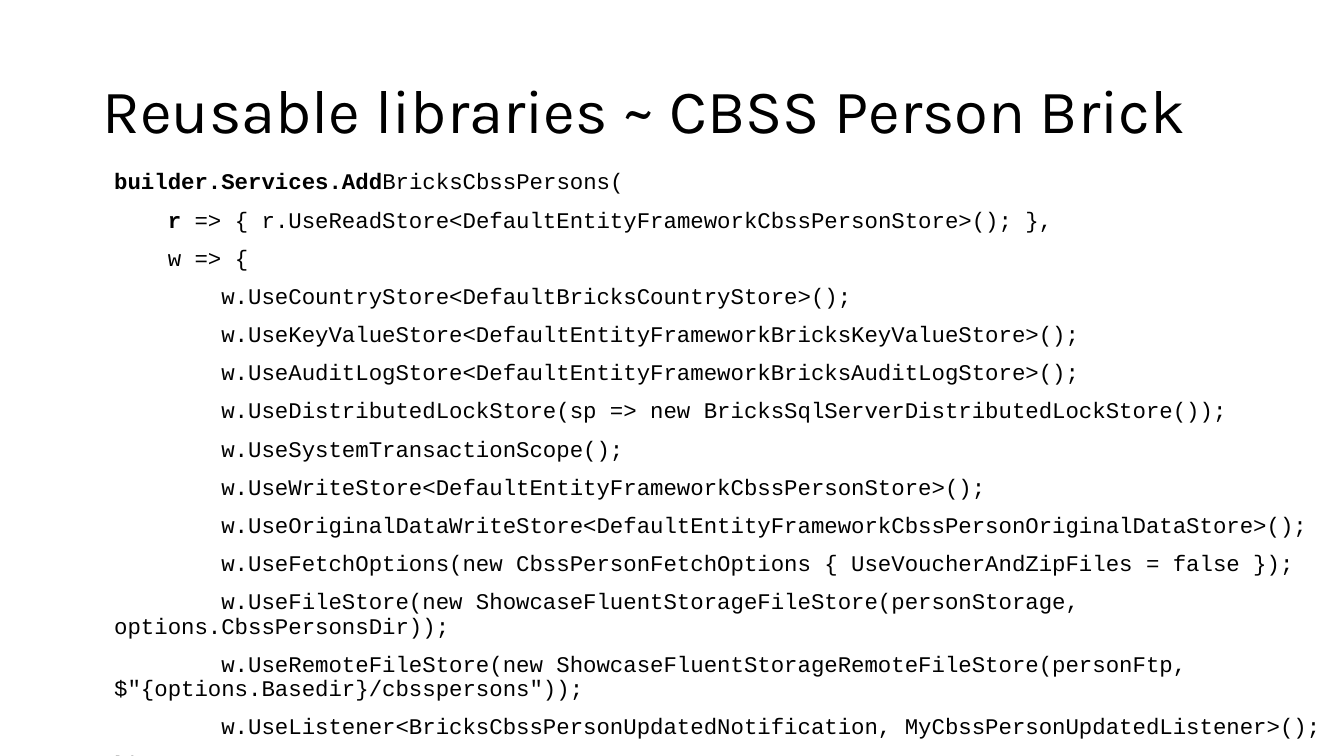
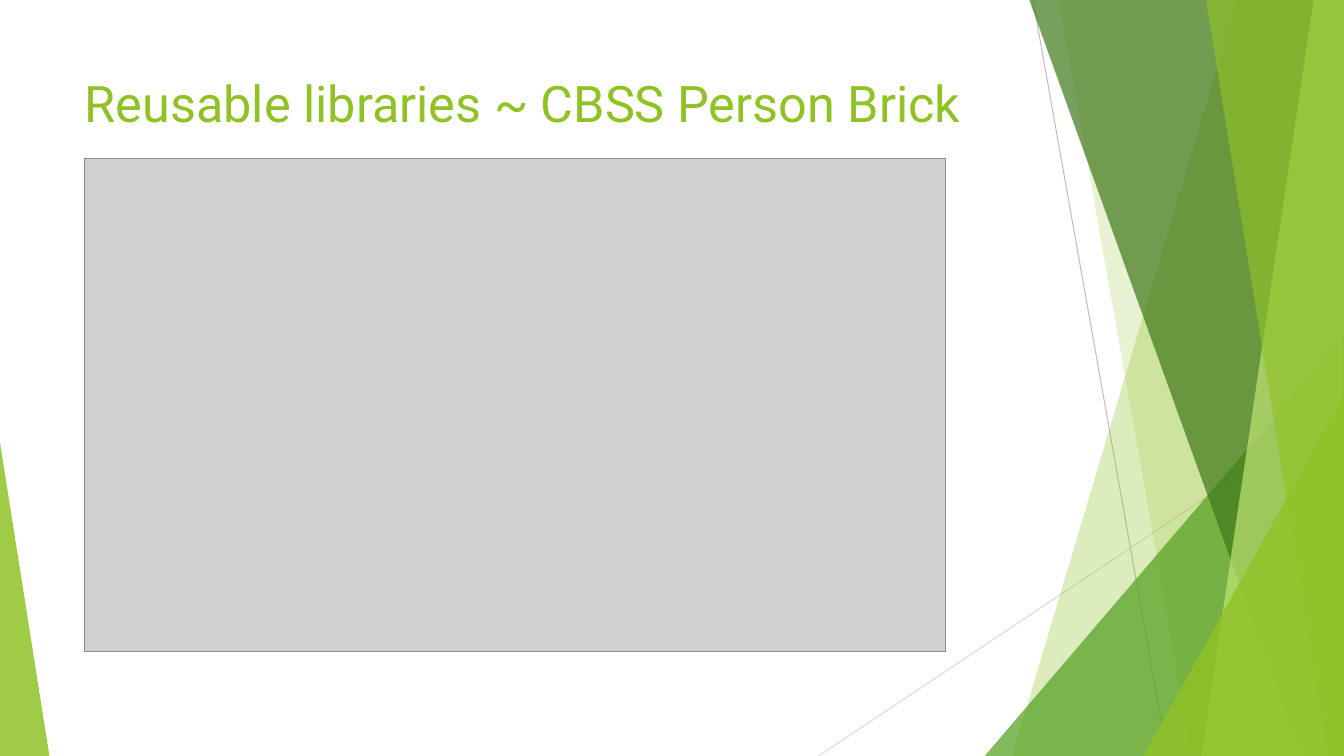
Before and after one commit to casperdon/Bricks-Workshop, a slide deck: slide 4 of workshop.pptx. Drawn at 1344x756 pixels with LibreOffice and Linux fonts; fonts in the diff are those of the drawing; grey boxes stand for pictures. Boxes give left, top, right and bottom in pixels: in the first picture for what was removed or moved away, otherwise in the second. Text is boxed around its words. In the diff, an @@ line names an element or a change of style, - is before the commit and + after.

Commit message:
update slide

```diff
--- a/workshop.pptx
+++ b/workshop.pptx
@@ title "Reusable libraries ~ CBSS Person ...": place and size @@
-title "Reusable libraries ~ CBSS Person ..." at (102,90,1185,134)
+title "Reusable libraries ~ CBSS Person ..." at (85,84,961,123)
@@ title "Reusable libraries ~ CBSS Person ..." at (85,84,961,123): size 44 to 36 pt, font Karla to Roboto, text colour #000000 to #90C226; line spacing 0.9 to 1; vertical alignment middle to top @@
@@ picture added at (85,158,946,652) @@
@@ text removed at (114,173,1320,739) @@
-builder.Services.AddBricksCbssPersons(
-r => { r.UseReadStore<DefaultEntityFrameworkCbssPersonStore>(); },
-w => {
-w.UseCountryStore<DefaultBricksCountryStore>();
-w.UseKeyValueStore<DefaultEntityFrameworkBricksKeyValueStore>();
-w.UseAuditLogStore<DefaultEntityFrameworkBricksAuditLogStore>();
-w.UseDistributedLockStore(sp => new BricksSqlServerDistributedLockStore());
-w.UseSystemTransactionScope();
-w.UseWriteStore<DefaultEntityFrameworkCbssPersonStore>();
-w.UseOriginalDataWriteStore<DefaultEntityFrameworkCbssPersonOriginalDataStore>();
-w.UseFetchOptions(new CbssPersonFetchOptions { UseVoucherAndZipFiles = false });
-w.UseFileStore(new ShowcaseFluentStorageFileStore(personStorage, options.CbssPersonsDir));
-w.UseRemoteFileStore(new ShowcaseFluentStorageRemoteFileStore(personFtp, $"{options.Basedir}/cbsspersons"));
-w.UseListener<BricksCbssPersonUpdatedNotification, MyCbssPersonUpdatedListener>();
-})
-.UseDefaultBricksJobService()
-.UseDbContext<ShowcaseDbContext>();
@@ group added at (0,0,1344,756): 5 freeform shapes, 3 triangles, 2 lines @@
```
Also in this commit, not shown: 4 other slides changed.
